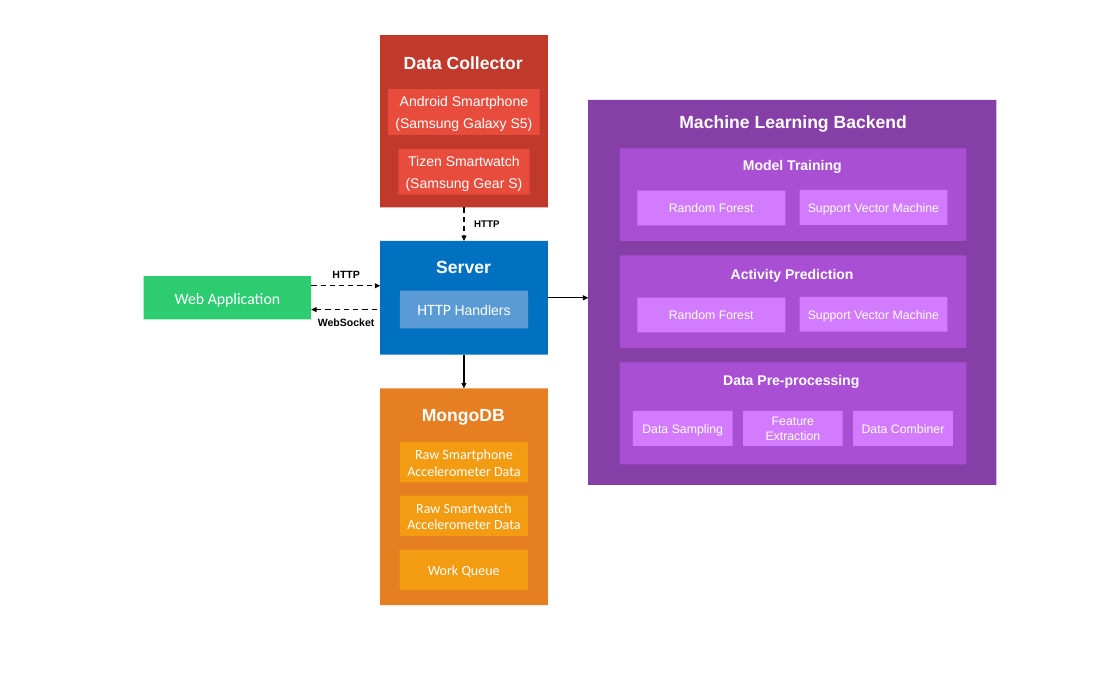
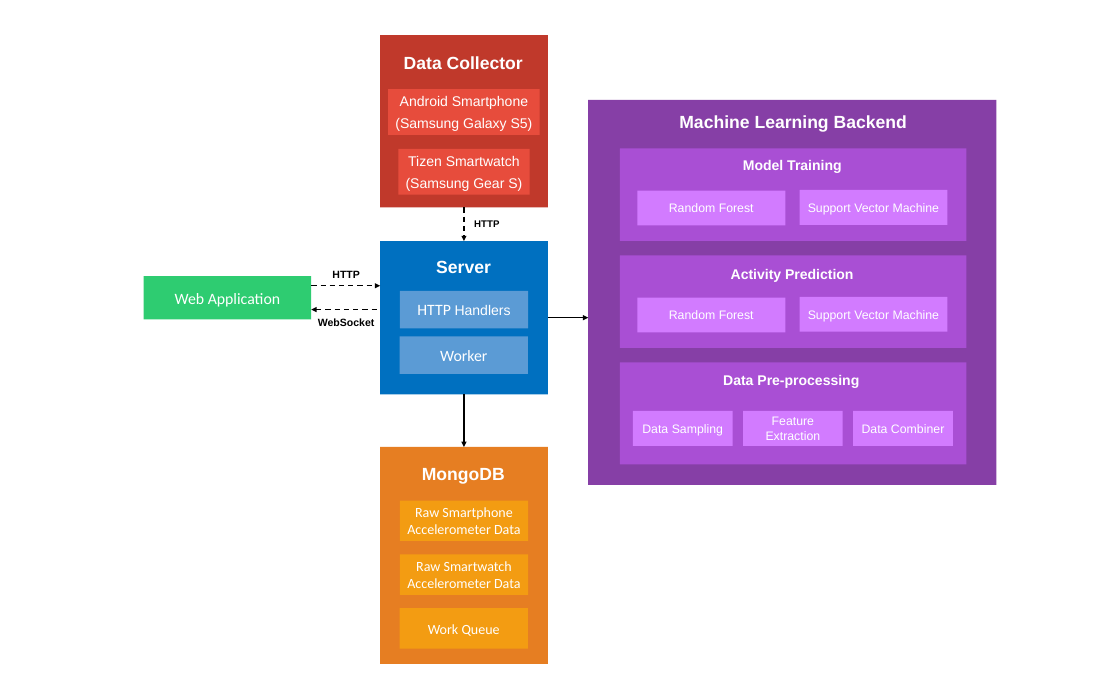
Before and after one commit to edocsss/RARSS, a slide deck: slide 2 of docs/documents/weekly_meeting/Diagrams.pptx. Drawn at 1120x691 pixels with LibreOffice and Linux fonts; fonts in the diff are those of the drawing. Boxes give left, top, right and bottom in pixels: in the first picture for what was removed or moved away, otherwise in the second. Text is boxed around its words. In the diff, an @@ line names an element or a change of style, - is before the commit and + after.

```diff
--- a/docs/documents/weekly_meeting/Diagrams.pptx
+++ b/docs/documents/weekly_meeting/Diagrams.pptx
@@ rectangle: place and size @@
-rectangle at (380, 241, 547, 355)
+rectangle at (380, 241, 547, 394)
@@ arrow moved from (548, 298) - (588, 298) to (548, 317) - (588, 317) @@
@@ rectangle added at (399, 336, 528, 374), fill #5B9BD5, 18 pt, text #FFFFFF @@
+Worker
@@ arrow moved from (464, 355) - (464, 388) to (464, 394) - (464, 447) @@
@@ 4 rectangles, 1 text: place and size @@
-4 rectangles, 1 text at (380, 388, 547, 605)
+4 rectangles, 1 text at (380, 447, 547, 664)
```
Also in this commit, not shown: 1 slide added.
